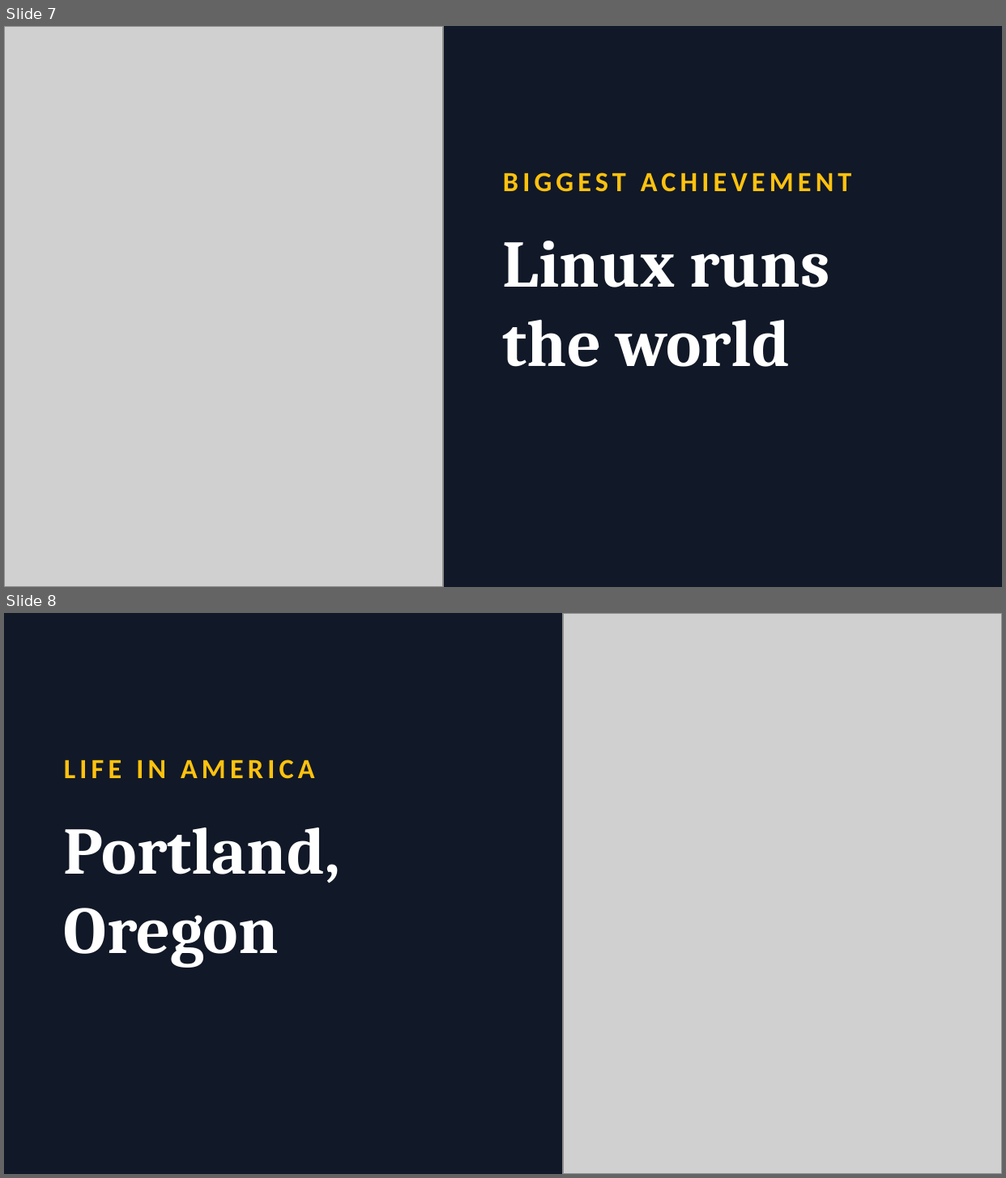
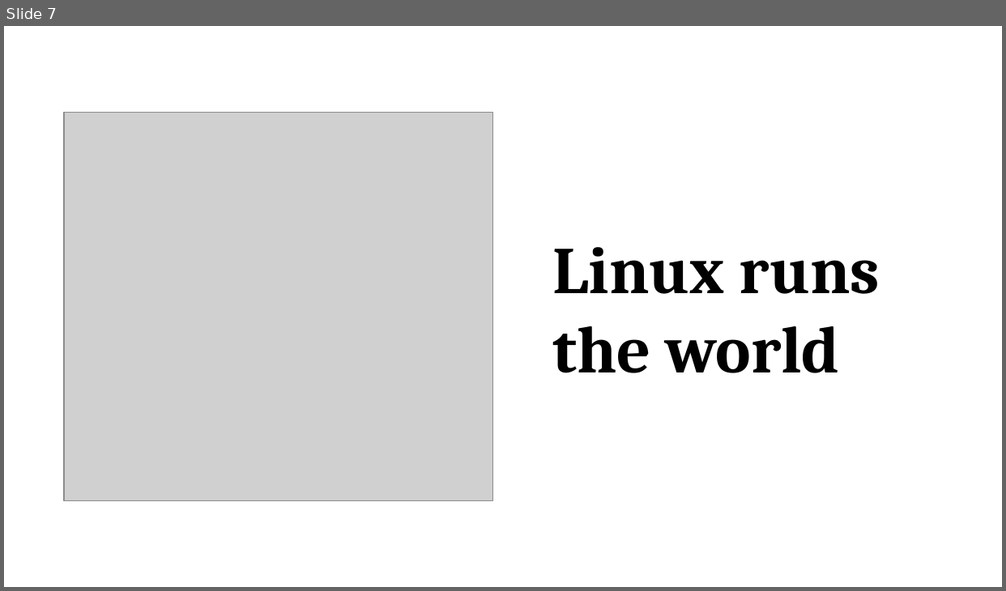
Before and after one commit to promilek2/Najs, a slide deck: Linus_Torvalds.pptx. Shown one above the other, each under a label of ours: slides 7 and 8 before the commit, slide 7 after it. The pictures are 1006x1178 and 1006x591 pixels, drawn with LibreOffice and Linux fonts; fonts in the diff are those of the drawing; grey boxes stand for pictures. Boxes give left, top, right and bottom in pixels: in the first picture for what was removed or moved away, otherwise in the second. Text is boxed around its words. In the diff, an @@ line names an element or a change of style, - is before the commit and + after.

```diff
--- a/Linus_Torvalds.pptx
+++ b/Linus_Torvalds.pptx
@@ slide 8 removed at [4,613,1002,1174], background #111827 @@
@@ picture removed at [563,613,1002,1174] @@
@@ text removed at [64,760,315,779] @@
-LIFE IN AMERICA
@@ text removed at [64,828,341,968] @@
-Portland, Oregon
@@ slide 7 changed as well @@
@@ background #111827 to #FFFFFF @@
@@ picture: place and size @@
-picture at [4,26,443,587]
+picture at [64,112,493,501]
@@ text "Linux runs the world": place and size @@
-text "Linux runs the world" at [503,241,829,367]
+text "Linux runs the world" at [553,247,880,373]
@@ text "Linux runs the world" at [553,247,880,373]: text colour #FFFFFF to #000000; vertical alignment top to middle @@
@@ text removed at [503,173,851,192] @@
-BIGGEST ACHIEVEMENT
```
Also in this commit, not shown: 7 other slides changed, 2 slides added, 1 other slide removed.
